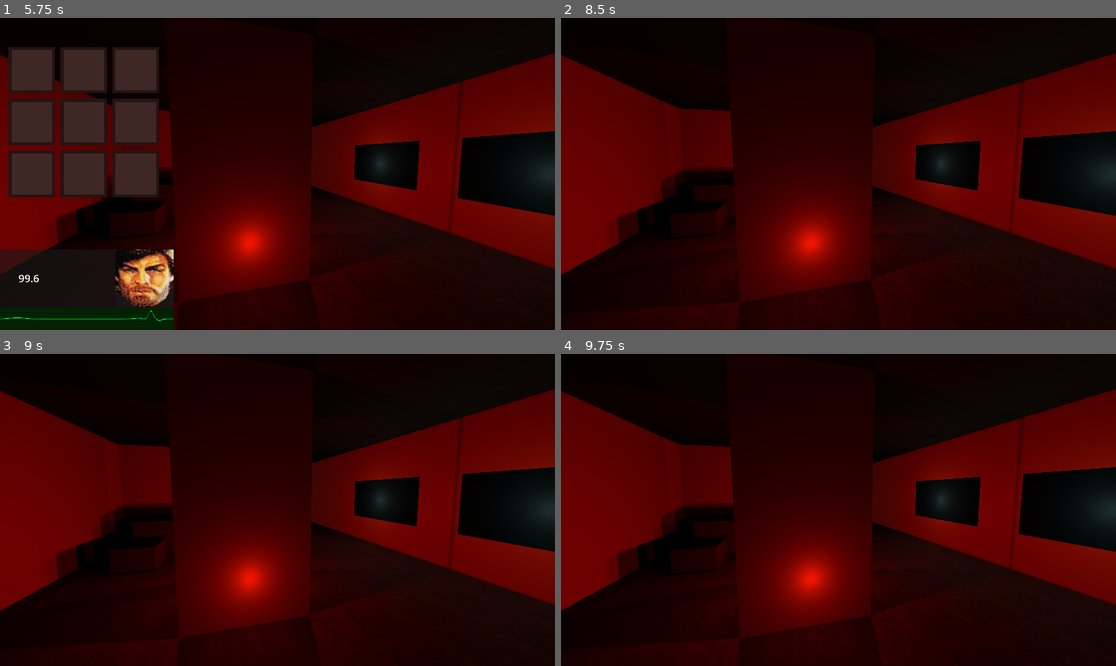
Above: before the commit, frames 1-4 (two rows, left to right).
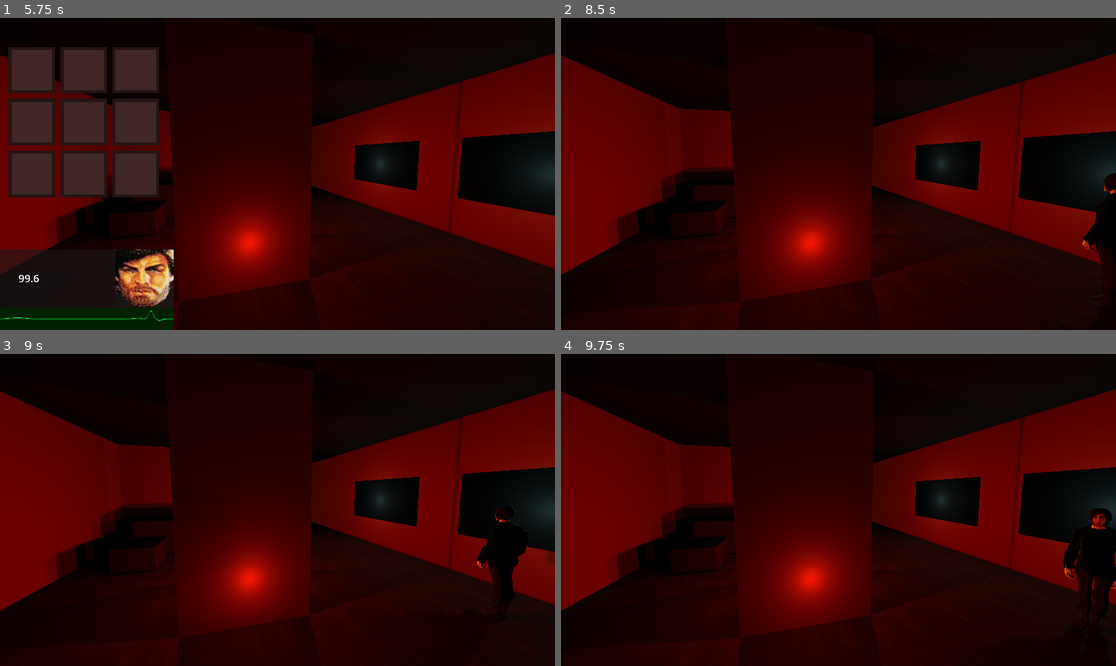
Above: after the commit, the same moments.

Repository: TRMashedelf/i-hate-cabin
Game: Godot game, scene res://Scenes/main.tscn
Two runs of this game, one before a commit and one after it. Both use one fixed random seed, a clock stepped at 60 frames per second and the inputs below.
Inputs (mouse positions are in pixels of both pictures, inside the frame that each line leads up to):
- Up to frame 1 (5.75 s): tap Enter at 0.5, 2, 3.5 s; move the mouse to (399, 158) at 0.52 s; hold D (right) 0.53-1.25 s; tap F (interact) at 0.6, 2.1, 3.6 s; click (399, 158) at 0.67 s; tap Space at 1.25, 2.75 s; drag from (166, 189) to (249, 236) at 1.27 s; move the mouse to (333, 105) at 2.02 s; hold D (right) 2.03-2.75 s; drag from (249, 236) to (111, 127) at 2.77 s; move the mouse to (444, 220) at 3.52 s; hold A (left) 3.53-4.25 s; tap Escape (escape) at 4.15 s; drag from (111, 127) to (194, 96) at 4.27 s; click "Resume" at 5 s
- Up to frame 2 (8.5 s): click (594, 71) at 5.77 s; tap Space at 6.5 s; move the mouse to (866, 174) at 6.52 s; hold S (backward) 6.53-7.25 s; tap F (interact) at 6.6, 8.1 s; click (866, 174) at 6.67 s; tap Tab (inventory) at 7.15 s; drag from (755, 96) to (727, 189) at 7.27 s; move the mouse to (960, 158) at 8.02 s; hold W (forward) from 8.03 s (still down)
- Up to frame 3 (9 s): release W (forward) at 8.75 s; drag from (166, 525) to (249, 572) at 8.77 s
- Up to frame 4 (9.75 s): move the mouse to (894, 441) at 9.52 s; hold S (backward) from 9.53 s (still down); tap F (interact) at 9.6 s

Frame 1 is identical in both runs. In frame 2, 0.8% of the frame differs, in the area x 93-100%, y 49-93%; in frame 3, 1.0%; in frame 4, 1.5%, in the area x 90-100%, y 49-89%.

Commit message:
Fixed bug with pausing

Diff:
--- a/Scripts/hud.gd
+++ b/Scripts/hud.gd
@@ -20,8 +20,12 @@
 	if PauseMenu.visible == true:
 		InventoryUI.visible = false
 		visible = true
+		get_tree().paused = true
 	elif PauseMenu.visible == false and self.visible == true:
 		InventoryUI.visible = true
+		get_tree().paused = true
+	else:
+		get_tree().paused = false
 	elapsed += delta
 	shader_mat.set_shader_parameter("time_offset", elapsed)
 
--- a/Scripts/player.gd
+++ b/Scripts/player.gd
@@ -33,11 +33,9 @@
 func _input(event):
 	if event.is_action_pressed("inventory") and HUD.PauseMenu.visible == false:
 		HUD.visible = !HUD.visible
-		get_tree().paused = !get_tree().paused
 	elif event.is_action_pressed("escape"):
 		var pause_menu = HUD.PauseMenu
 		pause_menu.visible = !pause_menu.visible
-		get_tree().paused = !get_tree().paused
 
 func _physics_process(delta: float) -> void:
 	if get_tree().paused:
